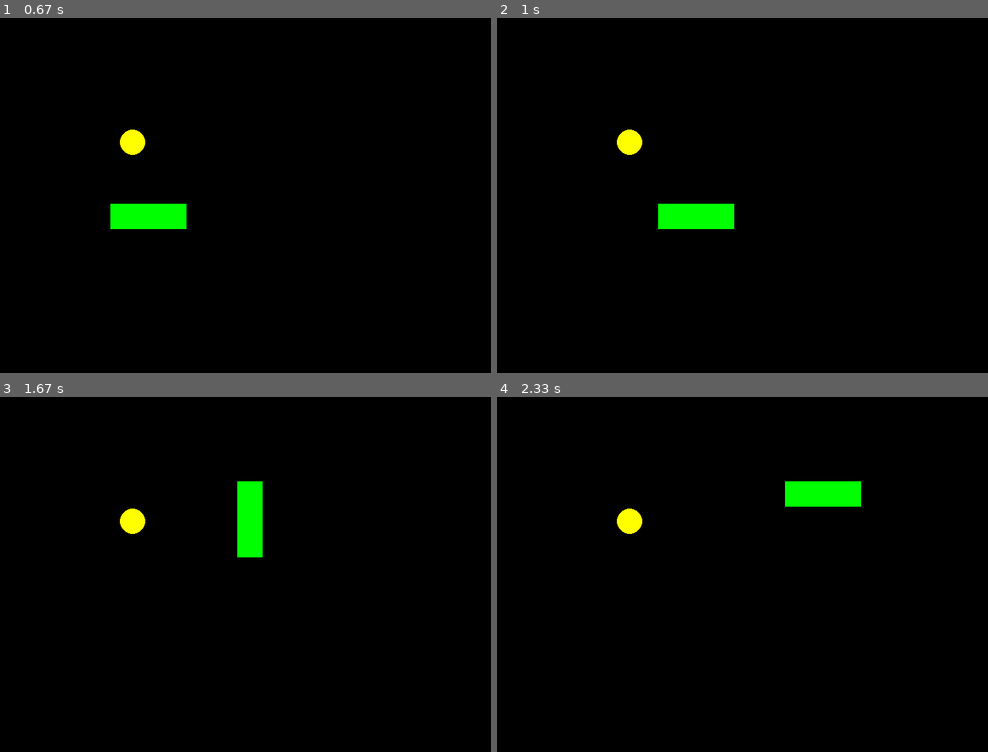
Above: before the commit, frames 1-4 (two rows, left to right).
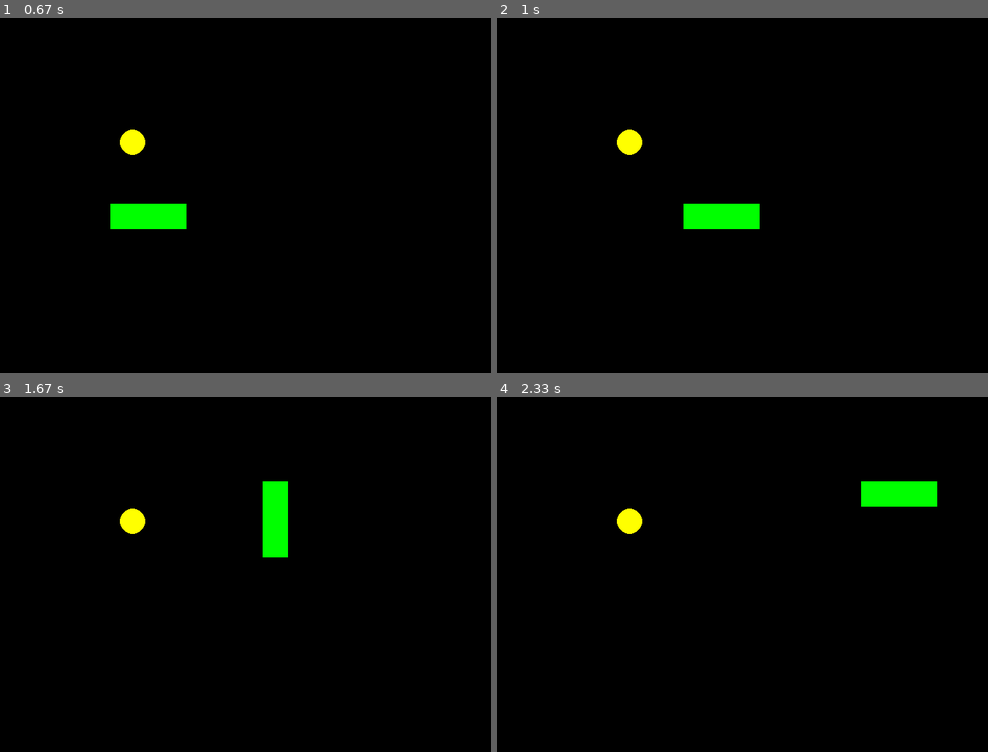
Above: after the commit, the same moments.

Repository: temich719/pygame
Game: pygame game, started from main.py
The game is run twice, just before and just after one commit, with the same random seed, the same clock (stepped at 60 frames per second) and the same inputs.
Inputs (mouse positions are in pixels of both pictures, inside the frame that each line leads up to):
- Up to frame 1 (0.67 s): click (235, 259) at 0.38 s
- Up to frame 2 (1 s): hold Right from 0.67 s (still down)
- Up to frame 3 (1.67 s): release Right at 1.13 s; hold Up 1.17-1.63 s
- Up to frame 4 (2.33 s): hold Right 1.67-2.13 s

Frame 1 is identical in both runs. In frame 2, 0.7% of the frame differs, in the area x 32-54%, y 52-60%; in frame 3, 2.2%, in the area x 48-59%, y 23-46%; in frame 4, 2.2%.

Commit message:
snake head and body collision was added as new game over condition

Diff:
--- a/main.py
+++ b/main.py
@@ -27,7 +27,7 @@
 pygame.mouse.set_visible(False)
 
 SCREEN_UPDATE = pygame.USEREVENT
-pygame.time.set_timer(SCREEN_UPDATE, 150)
+pygame.time.set_timer(SCREEN_UPDATE, 120)
 
 snake = Snake()
 fruit = Fruit(SCREEN_WIDTH, SCREEN_HEIGHT)
@@ -99,7 +99,10 @@
         fruit.change_pos()
         snake.add_block()
 
-    if snake_pos.x < 0 or snake_pos.x > SCREEN_WIDTH - snake.get_cell_size() or snake_pos.y < 0 or snake_pos.y > SCREEN_HEIGHT - snake.get_cell_size():
+    if ((snake_pos.x < 0
+            or snake_pos.x > SCREEN_WIDTH - snake.get_cell_size()
+            or snake_pos.y < 0 or snake_pos.y > SCREEN_HEIGHT - snake.get_cell_size())
+            or (snake.check_head_and_body_collision() and snake.get_snake_len() > 3)):
         GAME_OVER = True
 
     pygame.display.flip()
--- a/snake.py
+++ b/snake.py
@@ -12,6 +12,7 @@
         self.__body = [Vector2(5, 10), Vector2(6, 10), Vector2(7, 10)]
         self.__direction = Vector2(1, 0)
         self.__new_block = False
+        # self.__head = self.__body[0]
 
     def draw_snake(self, surface):
         for block in self.__body:
@@ -19,7 +20,7 @@
             y = int(block.y * self.__CELL_SIZE)
             block_rect = pygame.Rect(x, y, self.__CELL_SIZE, self.__CELL_SIZE)
             pygame.draw.rect(surface, THECOLORS['green'], block_rect)
-            self.__rect = block_rect
+            # self.__rect = block_rect
 
     def move_snake(self):
         if self.__new_block:
@@ -31,6 +32,7 @@
             body_copy = self.__body[:-1]
             body_copy.insert(0, body_copy[0] + self.__direction)
             self.__body = body_copy[:]
+        # self.__head = self.__body[0]
 
     def add_block(self):
         self.__new_block = True
@@ -51,11 +53,22 @@
         y = int(head.y * self.__CELL_SIZE)
         return Vector2(x, y)
 
+    def __get_head_coordinates(self):
+        head = self.__body[0]
+        return Vector2(head.x, head.y)
+
     def get_rect(self):
         return self.__rect
 
     def get_cell_size(self):
         return self.__CELL_SIZE
+
+    def get_snake_len(self):
+        return self.__body.__len__()
+
+    def check_head_and_body_collision(self):
+        head_coordinates = self.__get_head_coordinates()
+        return self.__body.count(head_coordinates) > 1
 
 
 class Fruit:
